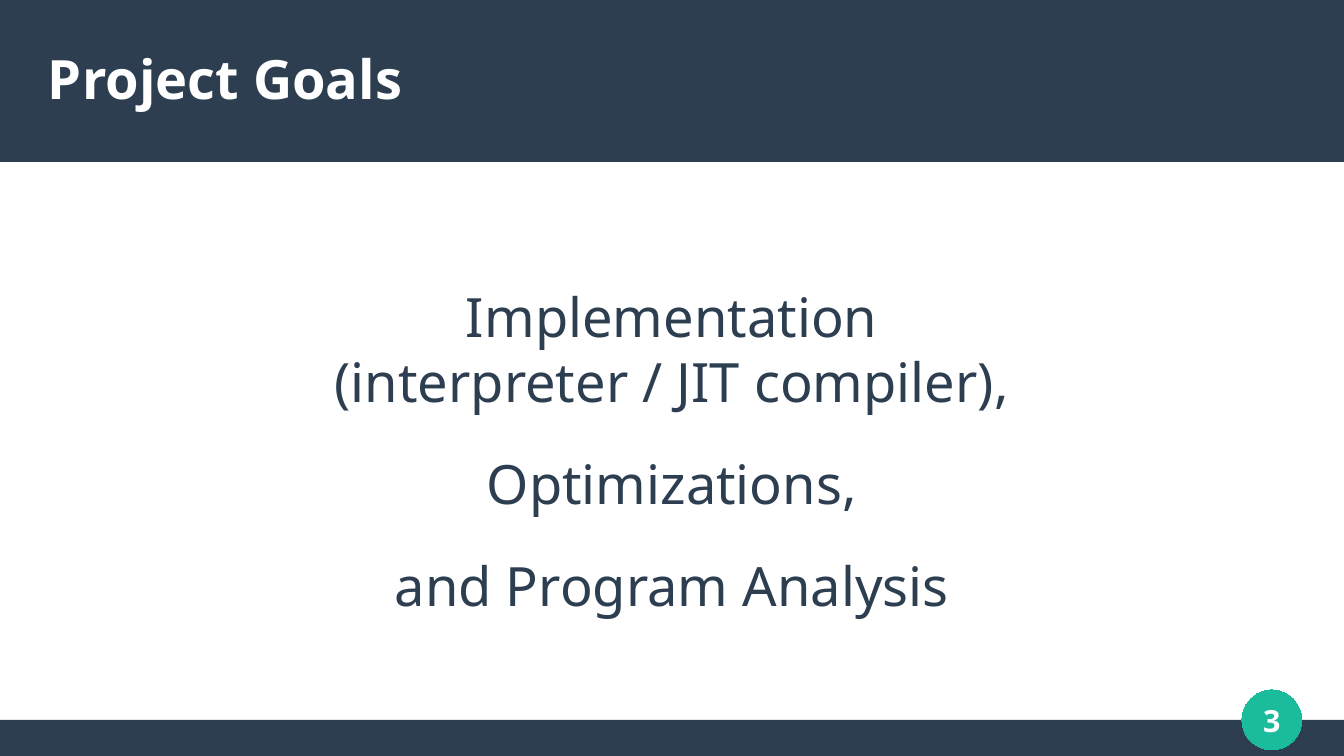
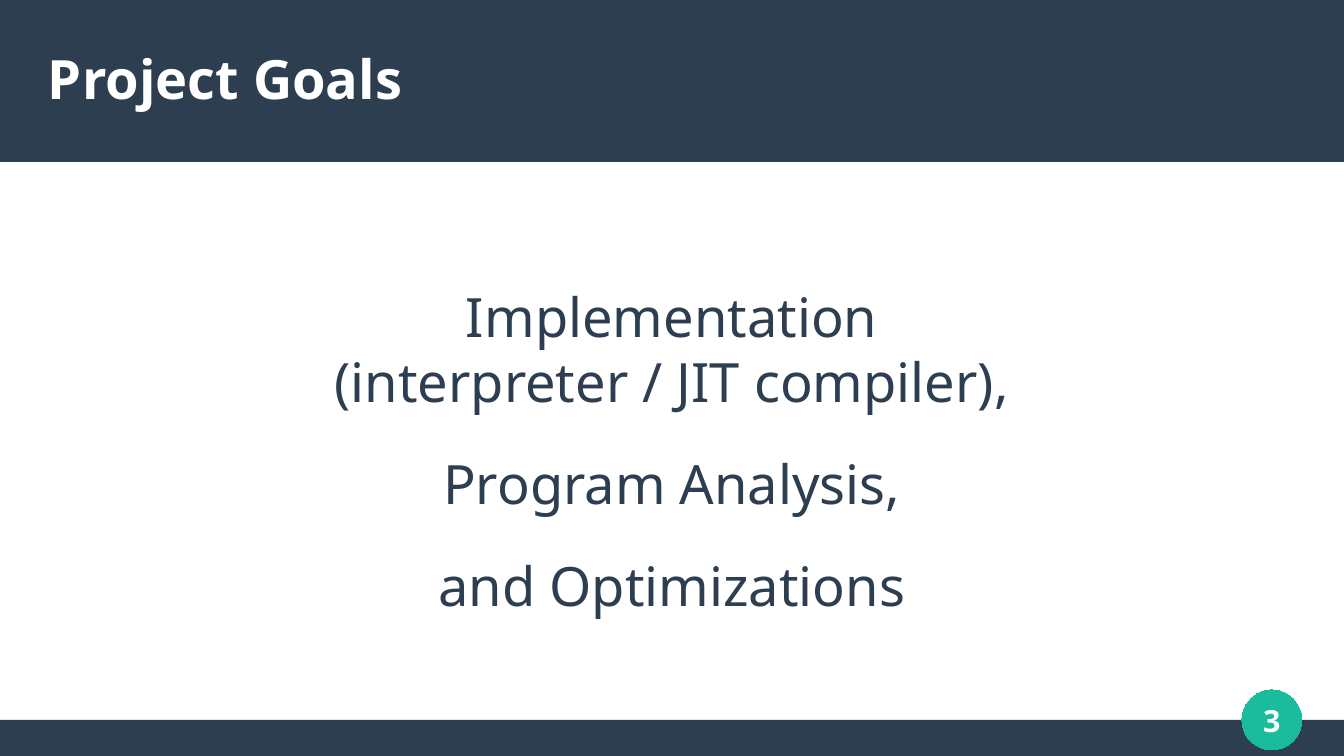
Before and after one commit to solomonarul/bachelors, a slide deck: slide 3 of presentation.odp. Drawn at 1344x756 pixels with LibreOffice and Linux fonts; fonts in the diff are those of the drawing. Boxes give left, top, right and bottom in pixels: in the first picture for what was removed or moved away, otherwise in the second. Text is boxed around its words. In the diff, an @@ line names an element or a change of style, - is before the commit and + after.

```diff
--- a/presentation.odp
+++ b/presentation.odp
@@ subtitle at [438,463,905,619]: text changed @@
-Optimizations,
-and Program Analysis
+Program Analysis,
+and Optimizations
```
Also in this commit, not shown: 1 other slide changed, 1 other file.
